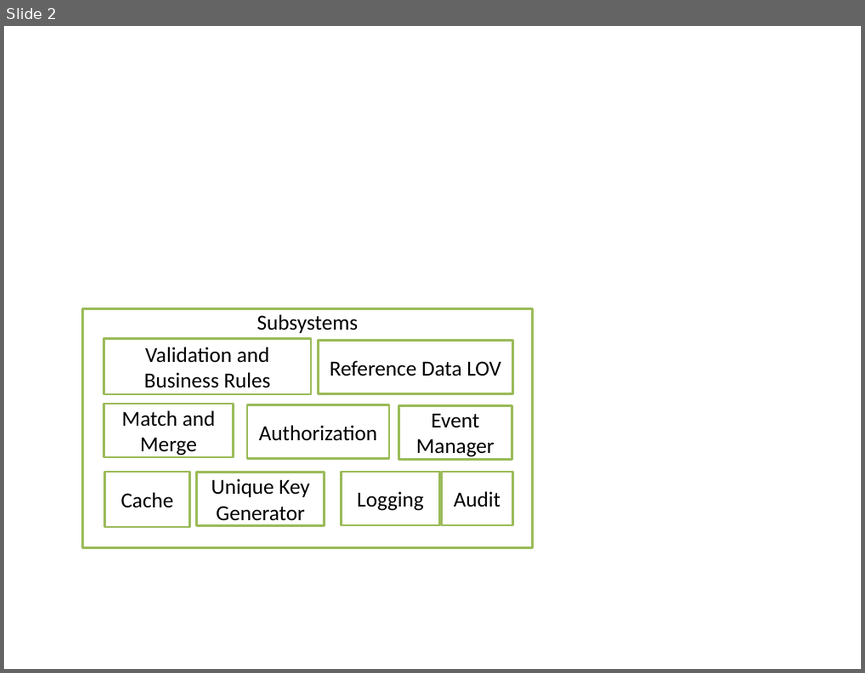
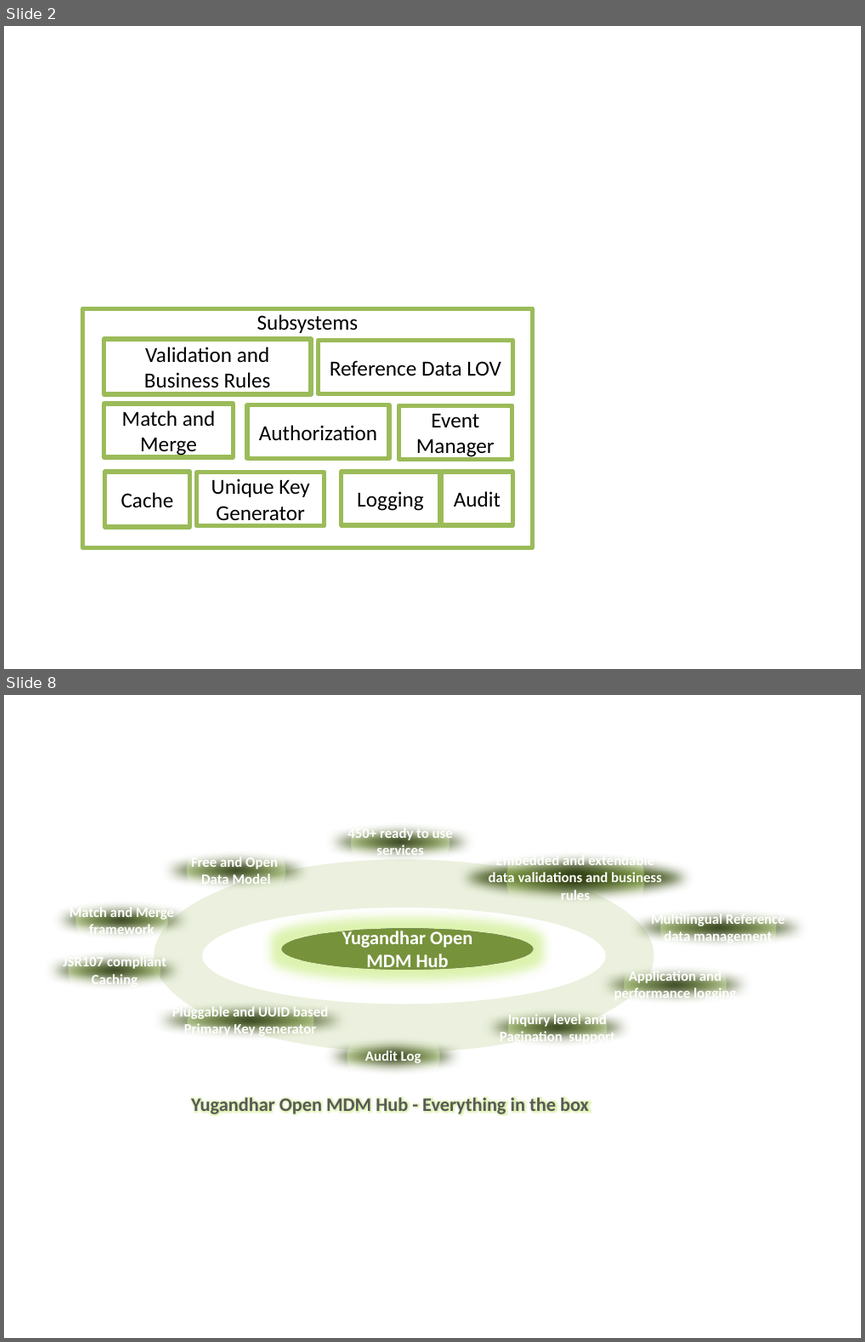
Before and after one commit to yugandharproject/YugandharMDMHubDocs, a slide deck: yugandhar-openmdm-doc/Architecture.pptx. Shown one above the other, each under a label of ours: slide 2 before the commit, slides 2 and 8 after it; the slides between them are not shown. The pictures are 865x673 and 865x1342 pixels, drawn with LibreOffice and Linux fonts; fonts in the diff are those of the drawing. Boxes give left, top, right and bottom in pixels: in the first picture for what was removed or moved away, otherwise in the second. Text is boxed around its words. In the diff, an @@ line names an element or a change of style, - is before the commit and + after.

```diff
--- a/yugandhar-openmdm-doc/Architecture.pptx
+++ b/yugandhar-openmdm-doc/Architecture.pptx
@@ slide 8 added at (4, 695, 861, 1338), background #FFFFFF @@
@@ ellipse added at (304, 817, 497, 867), fill gradient #303D15 to #77933C to #44561E, 12 pt, text #FFFFFF, bold @@
+450+ ready to use services
@@ ellipse added at (139, 845, 332, 895), fill gradient #303D15 to #77933C to #44561E, 12 pt, text #FFFFFF, bold @@
+Free and Open
+Data Model
@@ ellipse added at (439, 845, 711, 909), fill gradient #303D15 to #77933C to #44561E, 12 pt, text #FFFFFF, bold @@
+Embedded and extendable data validations and business rules
@@ donut added at (154, 860, 653, 1052), fill #EBF1DE @@
@@ ellipse added at (32, 895, 211, 944), fill gradient #303D15 to #77933C to #44561E, 12 pt, text #FFFFFF, bold @@
+Match and Merge framework
@@ ellipse added at (283, 924, 533, 974), fill #77933C, 16 pt, text #FFFFFF, bold @@
+Yugandhar Open MDM Hub
@@ ellipse added at (604, 902, 833, 952), fill gradient #303D15 to #77933C to #44561E, 12 pt, text #FFFFFF, bold @@
+Multilingual Reference data management
@@ ellipse added at (25, 945, 204, 995), fill gradient #303D15 to #77933C to #44561E, 12 pt, text #FFFFFF, bold @@
+JSR107 compliant Caching
@@ ellipse added at (575, 959, 775, 1009), fill gradient #303D15 to #77933C to #44561E, 12 pt, text #FFFFFF, bold @@
+Application and performance logging
@@ ellipse added at (126, 995, 375, 1044), fill gradient #303D15 to #77933C to #44561E, 12 pt, text #FFFFFF, bold @@
+Pluggable and UUID based Primary Key generator
@@ ellipse added at (460, 1002, 653, 1051), fill gradient #303D15 to #77933C to #44561E, 12 pt, text #FFFFFF, bold @@
+Inquiry level and Pagination support
@@ ellipse added at (304, 1031, 482, 1081), fill gradient #303D15 to #77933C to #44561E, 12 pt, text #FFFFFF, bold @@
+Audit Log
@@ text added at (191, 1095, 589, 1116), 16 pt, text #595959, bold @@
+Yugandhar Open MDM Hub - Everything in the box
@@ slide 2 changed as well @@
@@ outline #9BBB59 2 pt to #9BBB59 3.78 pt in 7 elements at (83, 309, 533, 548), (104, 339, 312, 394), (105, 471, 190, 528), (247, 405, 390, 458), (341, 471, 440, 525), (441, 471, 512, 525), (104, 404, 234, 457) @@
```
Also in this commit, not shown: 2 other slides changed, 12 other slides added, 1 slide removed, 4 other files.
